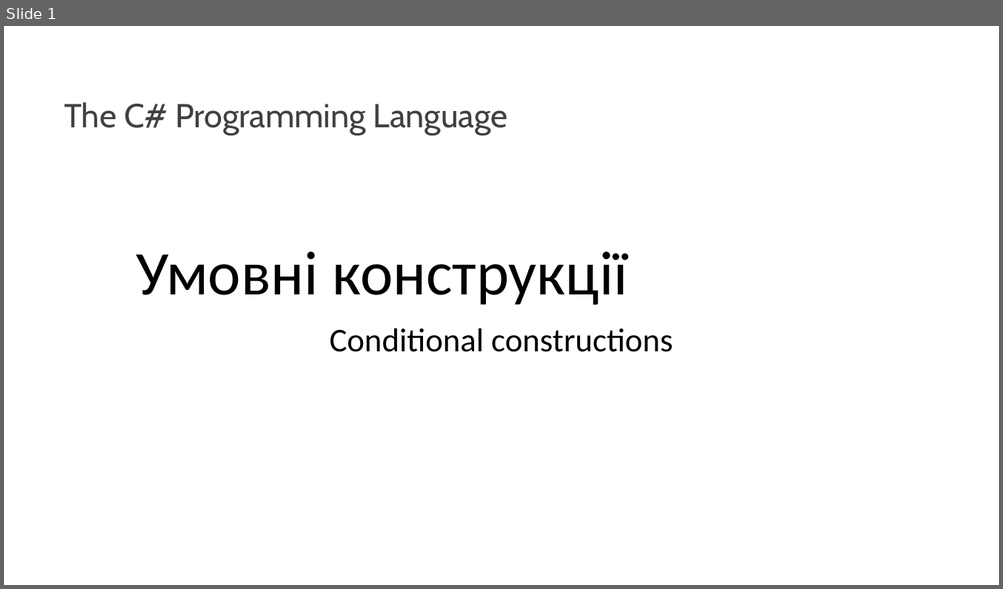
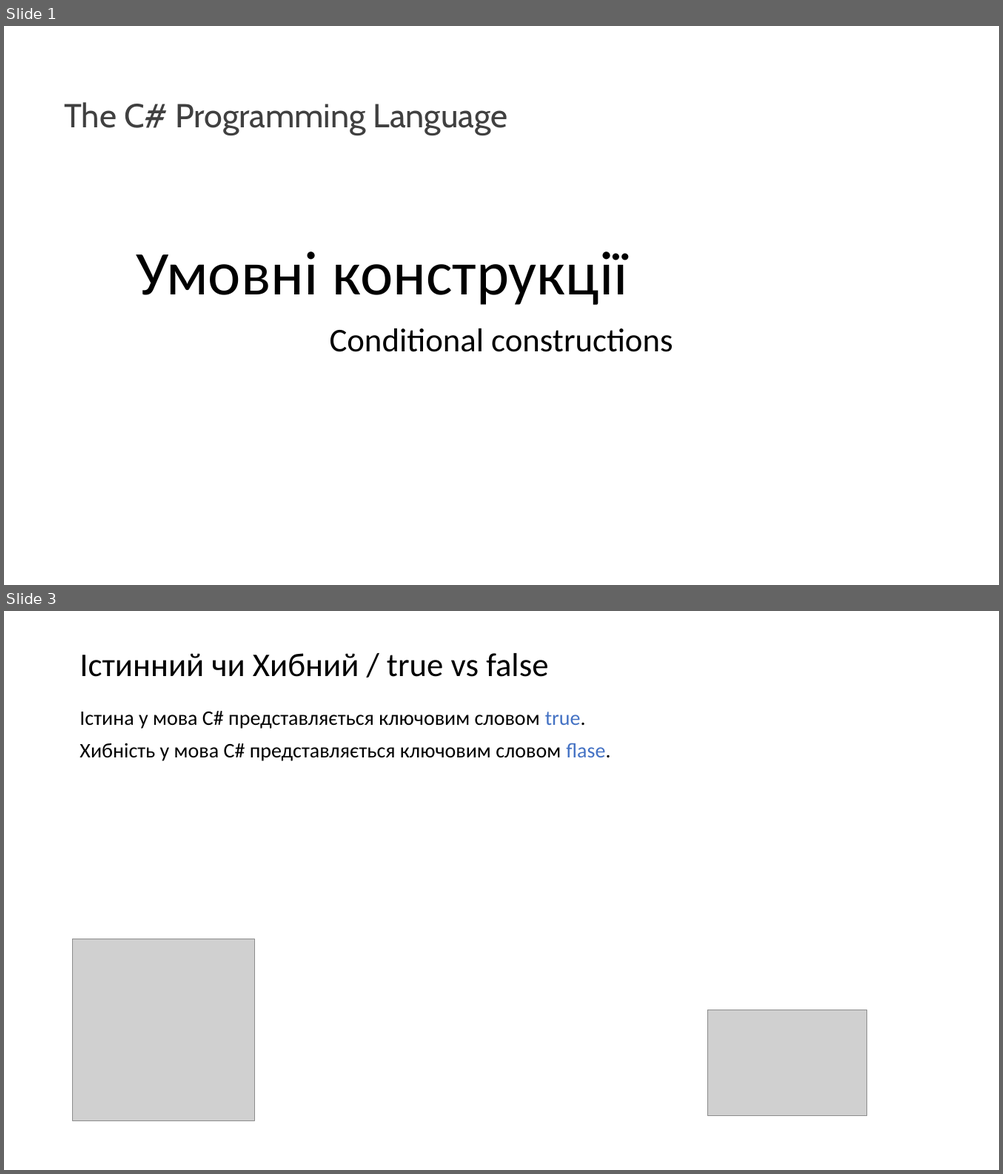
Before and after one commit to IT-Academy2020/Lesson_003_Conditions, a slide deck: Lesson3.pptx. Shown one above the other, each under a label of ours: slide 1 before the commit, slides 1 and 3 after it; the slides between them are not shown. The pictures are 1003x589 and 1003x1174 pixels, drawn with LibreOffice and Linux fonts; fonts in the diff are those of the drawing; grey boxes stand for pictures. Boxes give left, top, right and bottom in pixels: in the first picture for what was removed or moved away, otherwise in the second. Text is boxed around its words. In the diff, an @@ line names an element or a change of style, - is before the commit and + after.

```diff
--- a/Lesson3.pptx
+++ b/Lesson3.pptx
@@ slide 3 added at (x1=4, y1=611, x2=999, y2=1170), background #FFFFFF @@
@@ title added at (x1=79, y1=653, x2=548, y2=677), 32 pt, text #000000 @@
+Істинний чи Хибний / true vs false
@@ text added at (x1=79, y1=711, x2=610, y2=761), 20 pt, text #000000 @@
+Істина у мова C# представляється ключовим словом true.
+Хибність у мова C# представляється ключовим словом flase.
@@ picture added at (x1=73, y1=940, x2=255, y2=1122) @@
@@ picture added at (x1=708, y1=1010, x2=867, y2=1116) @@
```
Also in this commit, not shown: 8 slides changed, 1 other slide added.
